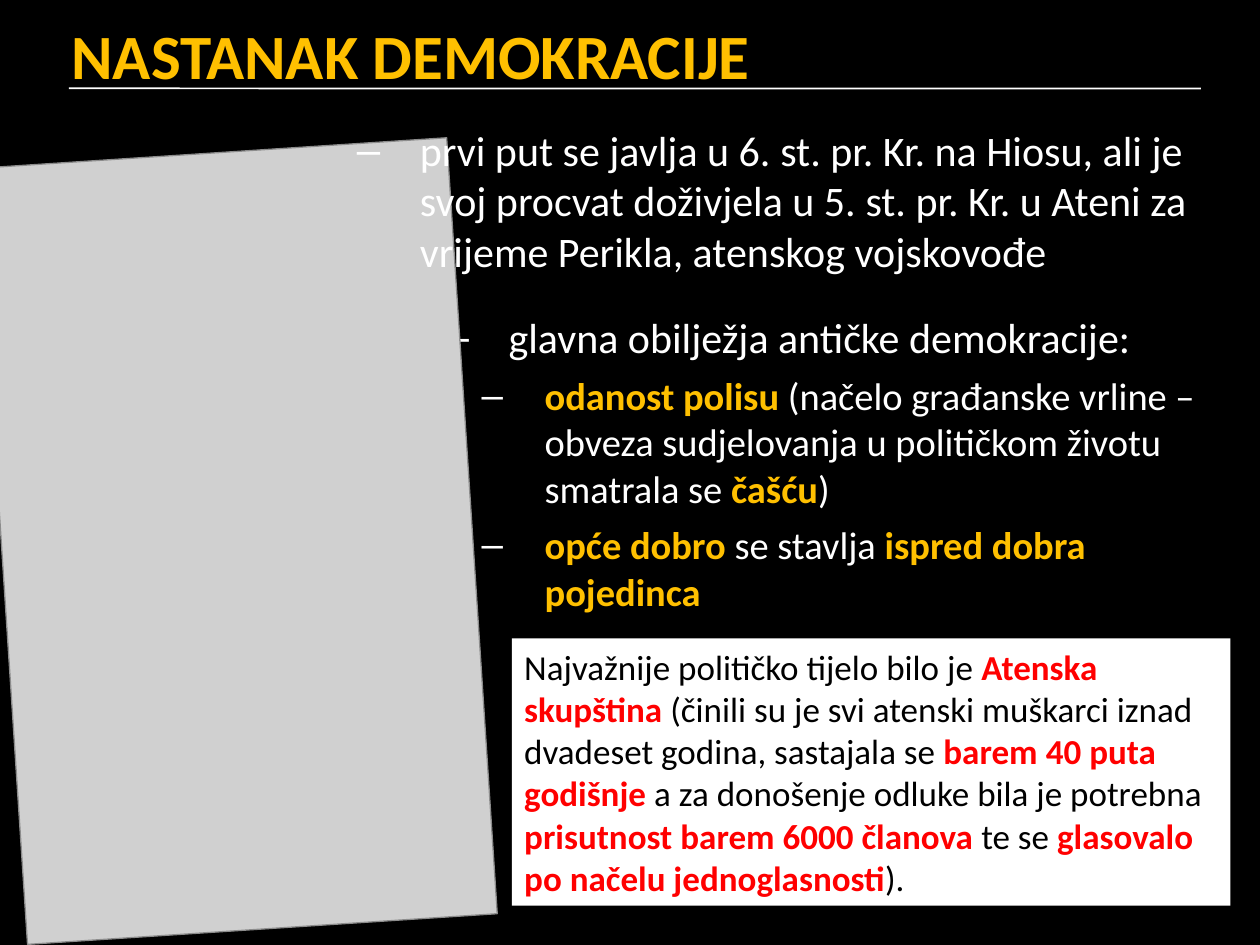
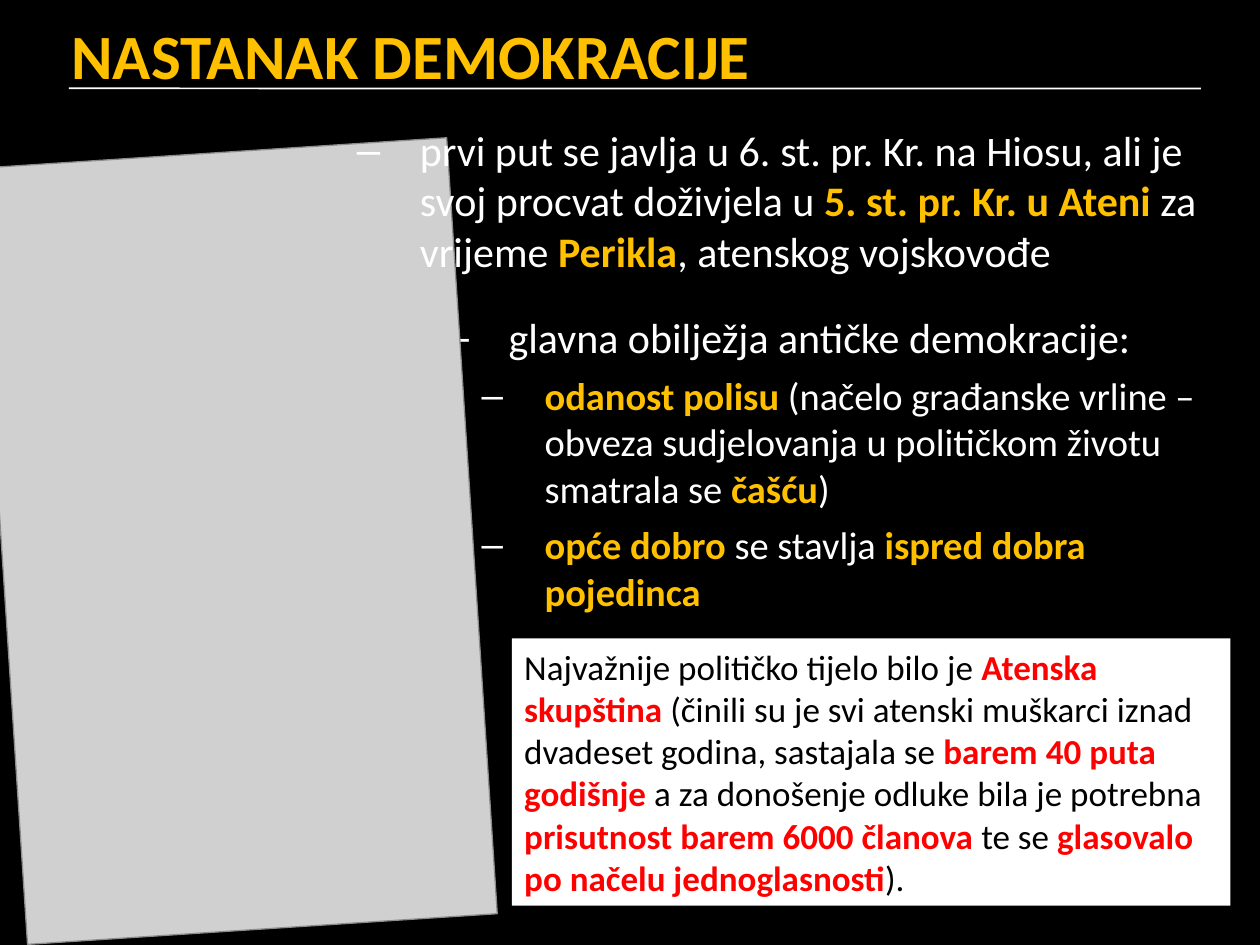
Before and after one commit to cornx/print, a slide deck: slide 4 of data/prezentacije/politika/003_tipovi_politickih_poredaka.pptx. Drawn at 1260x945 pixels with LibreOffice and Linux fonts; fonts in the diff are those of the drawing; grey boxes stand for pictures. Boxes give left, top, right and bottom in pixels: in the first picture for what was removed or moved away, otherwise in the second. Text is boxed around its words. In the diff, an @@ line names an element or a change of style, - is before the commit and + after.

```diff
--- a/data/prezentacije/politika/003_tipovi_politickih_poredaka.pptx
+++ b/data/prezentacije/politika/003_tipovi_politickih_poredaka.pptx
@@ text "prvi put se javlja u ..." at box(420, 136, 1196, 277): text colour #FFFFFF to #FFC000, bold on in "5. st. pr. Kr. u Ateni Perikla," @@
```
Also in this commit, not shown: 11 other slides changed.
